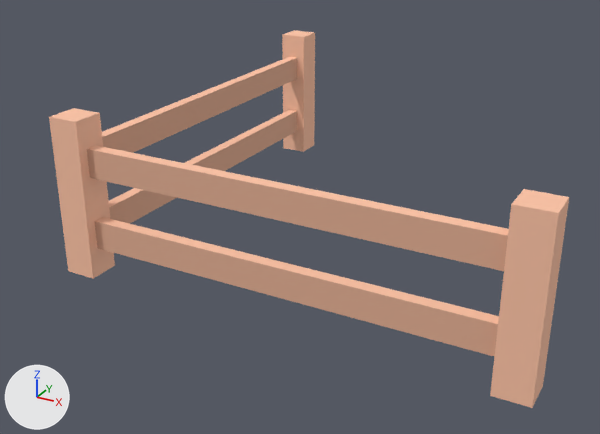
What one commit did to the OBJ model DynamicLab/Assets/Nature Kit/Models/OBJ format/fence_corner.obj.
Before and after are seen from a camera (50 mm lens) standing at (0.707, -1.659, 0.827) and looking at (-0.135, -0.129, 0.062). Arrows for +X, +Y and +Z are at lower left; the lights stay in place. The older version comes first. Where no turn or scale is listed for an object, it has been applied to the vertices.

Names of what the first picture shows: 'fence_corner'.
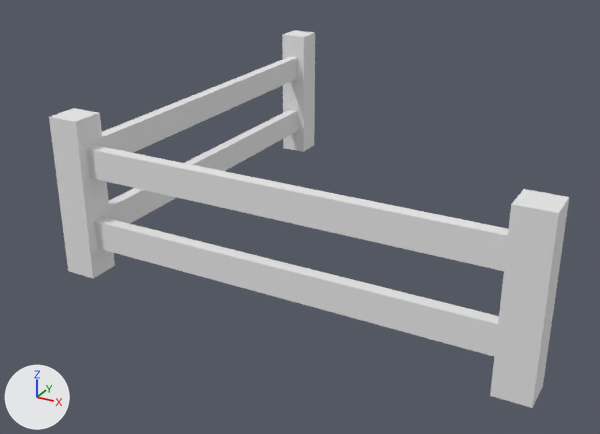
Boxes [x1, y1, x2, y2] around the edits, measured in the pictures (600 x 434 px):
'fence_corner', recoloured (beige to white): [49, 30, 569, 408] in both

The change, as a list of edits to the scene's bpy script:
```text
Change mat_wooddark:
    mat_wooddark.base_color: (0.769, 0.427, 0.294) -> (0.8, 0.8, 0.8)  # beige #e3af94 -> white #e7e7e7
Change mat_wood:
    mat_wood.base_color: (1.0, 0.557, 0.384) -> (0.8, 0.8, 0.8)  # beige #ffc5a7 -> white #e7e7e7
```
